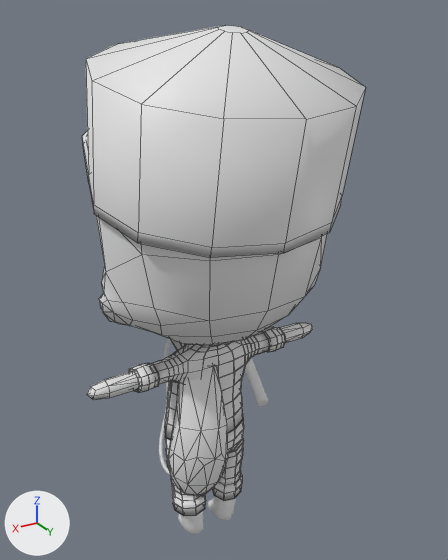
Before and after pictures for a commit that changed the FBX model Assets/3DModels/Character/character_base.fbx.
The view is the same before and after, from a camera (50 mm lens) standing at (4.03, 7.11, 8.12) and looking at (-0.43, -0.32, 4.4). Lighting does not change. The marker at lower left points along +X, +Y and +Z. Mesh edges are drawn as thin lines on the coarser meshes. Where no turn or scale is listed for an object, it has been applied to the vertices.
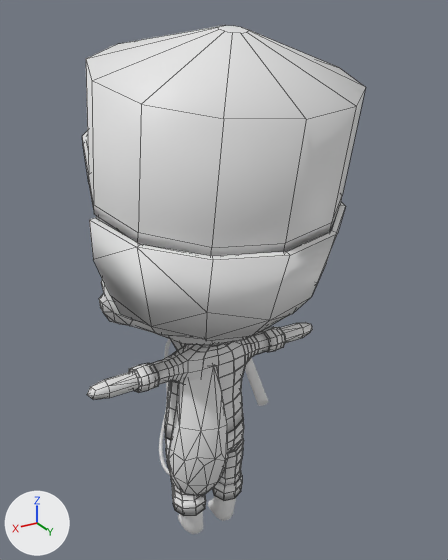
Where the change shows, as pixel boxes [x1, y1, x2, y2] in the pictures (448 x 560 px):
'Body.001', added
    after: [89, 202, 346, 341]
'Cylinder', unchanged, covered by the edit
    before: [87, 217, 327, 400]
    after: [87, 217, 312, 400]

What the commit changed:
Mesh me_cylinder_011 is new.
It has 52 vertices, 60 faces and spans x -1.74..1.74, y -0.87..0.93, z -0.72..0.91.
It uses material mat_material (white #e7e7e7).
Object 'Body.001' (ob_body_001) is new; it shows me_cylinder_011.
Its location is (0.05, 0.99, 4.99).
